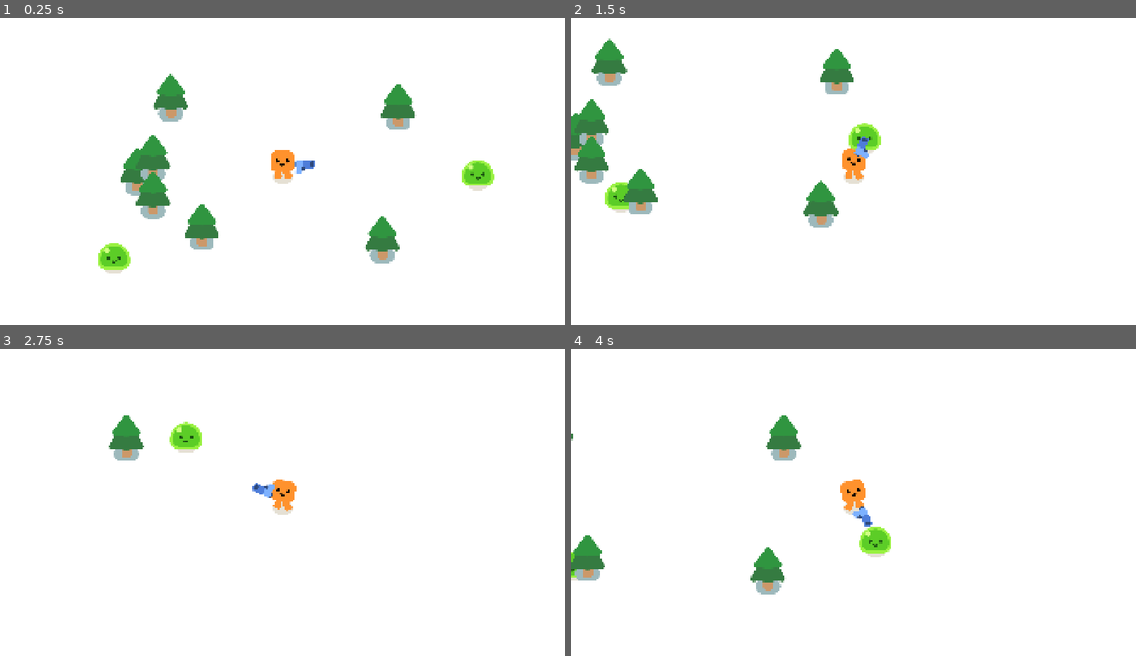
Above: before the commit, frames 1-4 (two rows, left to right).
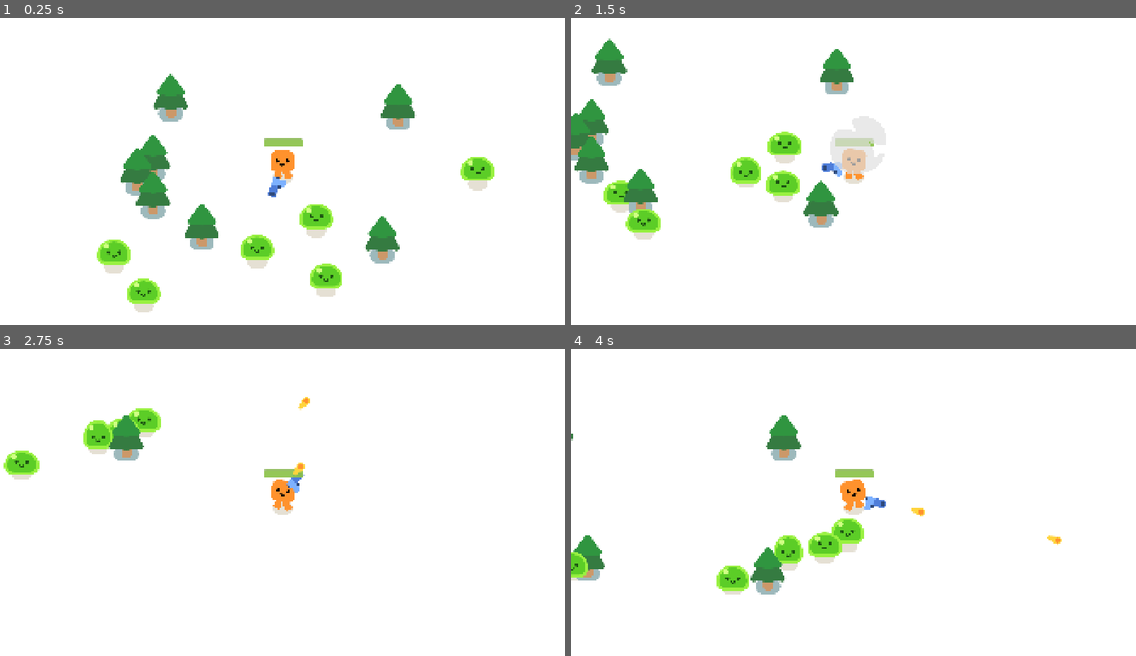
Above: after the commit, the same moments.

Repository: TohidEq/uni-godot-games
Game: Godot game, scene res://game.tscn
Same seed, same stepped clock (60 frames per second), same inputs: the game is played once before the commit and once after it.
Inputs (mouse positions are in pixels of both pictures, inside the frame that each line leads up to):
- Up to frame 1 (0.25 s): no input
- Up to frame 2 (1.5 s): move the mouse to (977, 162) at 0.52 s; press the mouse at (977, 162) at 0.53 s; hold D (move_right) 0.53-1.28 s; move the mouse to (740, 192) at 1.27 s; release the mouse at (740, 192) at 1.28 s; hold S (move_down) from 1.28 s (still down); click (740, 192) at 1.35 s
- Up to frame 3 (2.75 s): move the mouse to (339, 438) at 2.02 s; release S (move_down) at 2.03 s; press the mouse at (339, 438) at 2.03 s; hold D (move_right) from 2.03 s (still down)
- Up to frame 4 (4 s): move the mouse to (825, 570) at 2.77 s; release D (move_right) at 2.78 s; release the mouse at (825, 570) at 2.78 s; hold W (move_up) 2.78-3.53 s; click (825, 570) at 2.85 s; move the mouse to (1023, 554) at 3.52 s; press the mouse at (1023, 554) at 3.53 s; hold A (move_left) from 3.53 s (still down)

The runs differ from the first frame. In frame 1, 3.2% of the frame differs, in the area x 17-88%, y 39-96%; in frame 2, 3.1%; in frame 3, 2.3%; in frame 4, 3.0%.

Commit message:
Player Take Damage

Diff:
--- /dev/null
+++ b/deadlydarlings/bullet/bullet.gd
@@ -0,0 +1,34 @@
+extends Area2D
+
+var traveled_distance = 0;
+
+const SPEED = 1000;
+const RANGE = 1200;
+
+# func _physics_process(delta: float) -> void:
+
+#   var direction = Vector2.RIGHT.rotated(rotation);
+
+#   position = direction * SPEED * delta
+
+#   traveled_distance += 1000*delta
+
+#   if traveled_distance >= RANGE:
+#     queue_free()
+
+# Called every frame. 'delta' is the elapsed time since the previous frame.
+func _process(delta: float) -> void:
+  position += transform.x * SPEED * delta;
+
+  traveled_distance += SPEED*delta
+
+  if traveled_distance >= RANGE:
+    queue_free()
+
+
+func _on_body_entered(body: Node2D) -> void:
+  queue_free()
+  if body.has_method("take_damage"):
+    print("body:")
+    print(body)
+    body.take_damage();
--- /dev/null
+++ b/deadlydarlings/bullet/bullet.tscn
@@ -0,0 +1,21 @@
+[gd_scene load_steps=4 format=3 uid="uid://dhm5yvbcjyu7p"]
+
+[ext_resource type="Script" uid="uid://d3rq8dwvxdru4" path="res://bullet/bullet.gd" id="1_6wip1"]
+[ext_resource type="Texture2D" uid="uid://dftkbqwsfd68r" path="res://pistol/projectile.png" id="1_k2aps"]
+
+[sub_resource type="CircleShape2D" id="CircleShape2D_6wip1"]
+radius = 13.0384
+
+[node name="Bullet" type="Area2D"]
+collision_layer = 0
+collision_mask = 3
+script = ExtResource("1_6wip1")
+
+[node name="sprBullet" type="Sprite2D" parent="."]
+position = Vector2(-11, 0)
+texture = ExtResource("1_k2aps")
+
+[node name="CollisionShape2D" type="CollisionShape2D" parent="."]
+shape = SubResource("CircleShape2D_6wip1")
+
+[connection signal="body_entered" from="." to="." method="_on_body_entered"]
--- a/deadlydarlings/characters/slime/slime.gd
+++ b/deadlydarlings/characters/slime/slime.gd
@@ -2,9 +2,9 @@
 
 
 func play_walk():
-	%AnimationPlayer.play("walk")
+  %AnimationPlayer.play("walk")
 
 
 func play_hurt():
-	%AnimationPlayer.play("hurt")
-	%AnimationPlayer.queue("walk")
+  %AnimationPlayer.play("hurt")
+  %AnimationPlayer.queue("walk")
--- a/deadlydarlings/game.tscn
+++ b/deadlydarlings/game.tscn
@@ -18,27 +18,25 @@
 [node name="Player" parent="." instance=ExtResource("1_80nbo")]
 position = Vector2(1001, 520)
 
-[node name="trees" type="Node" parent="."]
-
-[node name="PrineTree" parent="trees" instance=ExtResource("2_e2o6t")]
+[node name="PrineTree" parent="." instance=ExtResource("2_e2o6t")]
 position = Vector2(506, 555)
 
-[node name="PrineTree2" parent="trees" instance=ExtResource("2_e2o6t")]
+[node name="PrineTree2" parent="." instance=ExtResource("2_e2o6t")]
 position = Vector2(620, 304)
 
-[node name="PrineTree3" parent="trees" instance=ExtResource("2_e2o6t")]
+[node name="PrineTree3" parent="." instance=ExtResource("2_e2o6t")]
 position = Vector2(1393, 335)
 
-[node name="PrineTree4" parent="trees" instance=ExtResource("2_e2o6t")]
+[node name="PrineTree4" parent="." instance=ExtResource("2_e2o6t")]
 position = Vector2(1339, 786)
 
-[node name="PrineTree5" parent="trees" instance=ExtResource("2_e2o6t")]
+[node name="PrineTree5" parent="." instance=ExtResource("2_e2o6t")]
 position = Vector2(560, 509)
 
-[node name="PrineTree6" parent="trees" instance=ExtResource("2_e2o6t")]
+[node name="PrineTree6" parent="." instance=ExtResource("2_e2o6t")]
 position = Vector2(560, 635)
 
-[node name="PrineTree7" parent="trees" instance=ExtResource("2_e2o6t")]
+[node name="PrineTree7" parent="." instance=ExtResource("2_e2o6t")]
 position = Vector2(726, 743)
 
 [node name="Mob" parent="." instance=ExtResource("3_feb5d")]
@@ -46,3 +44,15 @@
 
 [node name="Mob2" parent="." instance=ExtResource("3_feb5d")]
 position = Vector2(1713, 544)
+
+[node name="Mob3" parent="." instance=ExtResource("3_feb5d")]
+position = Vector2(899, 857)
+
+[node name="Mob4" parent="." instance=ExtResource("3_feb5d")]
+position = Vector2(1141, 746)
+
+[node name="Mob5" parent="." instance=ExtResource("3_feb5d")]
+position = Vector2(1166, 954)
+
+[node name="Mob6" parent="." instance=ExtResource("3_feb5d")]
+position = Vector2(491, 992)
--- a/deadlydarlings/gun/gun.gd
+++ b/deadlydarlings/gun/gun.gd
@@ -2,19 +2,48 @@
 
 @onready var spr_gun: Sprite2D = $WeaponPivot/Sprite2D
 
+const BULLET = preload("res://bullet/bullet.tscn")
+
+var is_enemy_close = false;
+
+func _process(delta: float) -> void:
+  rotation_degrees = wrap(rotation_degrees,0,360);
+  if rotation_degrees > 90 and rotation_degrees < 270:
+    if scale.y > 0:
+      scale.y *= -1;
+  else:
+    if scale.y < 0:
+      scale.y *= -1;
+
 
 func _physics_process(delta: float) -> void:
   var enemyes_in_range = get_overlapping_bodies()
-
   if enemyes_in_range.size() > 0:
     # var target_enemy = enemyes_in_range[0]
     var target_enemy = enemyes_in_range.front()
     look_at(target_enemy.global_position)
+    is_enemy_close=true
+  else:
+    is_enemy_close=false
+
+  if Input.is_action_pressed("shoot"):
+    look_at(get_global_mouse_position())
 
 
-    var angle_deg = float(int(rad_to_deg(rotation)) % 360);
-    print(angle_deg)
-    if angle_deg > 90 and angle_deg < 270:
-      spr_gun.scale.y = -1
-    else:
-      spr_gun.scale.y = 1
+
+
+
+func shoot():
+  # var new_bullet = BULLET.instantiate()
+  # new_bullet.global_position= %BulletSpawnPoint.global_position
+
+  var bullet_instance = BULLET.instantiate();
+  get_tree().root.add_child(bullet_instance);
+  bullet_instance.global_position = %BulletSpawnPoint.global_position;
+  bullet_instance.rotation = rotation;
+
+
+func _on_timer_timeout() -> void:
+  if is_enemy_close:
+    shoot()
+  pass # Replace with function body.
--- a/deadlydarlings/gun/gun.tscn
+++ b/deadlydarlings/gun/gun.tscn
@@ -21,4 +21,11 @@
 texture = ExtResource("2_qhldj")
 
 [node name="BulletSpawnPoint" type="Marker2D" parent="WeaponPivot/Sprite2D"]
+unique_name_in_owner = true
 position = Vector2(26, -12)
+
+[node name="Timer" type="Timer" parent="."]
+wait_time = 0.3
+autostart = true
+
+[connection signal="timeout" from="Timer" to="." method="_on_timer_timeout"]
--- a/deadlydarlings/mob/mob.gd
+++ b/deadlydarlings/mob/mob.gd
@@ -3,9 +3,14 @@
 
 #@onready var player = get_node("Game/player");
 @onready var player: CharacterBody2D = $"../Player"
+@onready var slime: Node2D = $Slime
 
 @export var speed = 200.0;
 
+var health = 3;
+
+func _ready() -> void:
+  slime.play_walk()
 
 func _physics_process(delta: float) -> void:
   var direction = global_position.direction_to(player.global_position);
@@ -13,3 +18,14 @@
 
   velocity = direction * speed;
   move_and_slide()
+
+
+func take_damage():
+  slime.play_hurt()
+  health -= 1;
+  if(health<=0):
+    queue_free()
+    const SMOKE_SCENE = preload("res://smoke_explosion/smoke_explosion.tscn")
+    var smoke = SMOKE_SCENE.instantiate()
+    get_parent().add_child(smoke)
+    smoke.global_position=global_position
--- a/deadlydarlings/player/player.gd
+++ b/deadlydarlings/player/player.gd
@@ -1,9 +1,14 @@
 extends CharacterBody2D
 
+signal health_depleted;
+
 @onready var happy_boo: Node2D = $HappyBoo
+@onready var progress_bar: ProgressBar = $ProgressBar
 
 const SPEED = 300.0
+const DAMAGE_RATE = 5.0
 
+var health = 100.0
 
 func _physics_process(delta: float) -> void:
   var direction = Input.get_vector("move_left","move_right","move_up","move_down");
@@ -23,3 +28,11 @@
     happy_boo.play_walk_animation()
   else:
     happy_boo.play_idle_animation()
+
+  var overlapping_mobs = %HitBox.get_overlapping_bodies()
+
+  if overlapping_mobs.size() > 0:
+    health -= DAMAGE_RATE*overlapping_mobs.size()*delta
+    progress_bar.value=health
+    if health <= 0.0:
+      health_depleted.emit()
--- a/deadlydarlings/player/player.tscn
+++ b/deadlydarlings/player/player.tscn
@@ -6,6 +6,23 @@
 
 [sub_resource type="CircleShape2D" id="CircleShape2D_rkbax"]
 radius = 28.0179
+
+[sub_resource type="CircleShape2D" id="CircleShape2D_g1dw6"]
+radius = 35.1283
+
+[sub_resource type="StyleBoxFlat" id="StyleBoxFlat_g1dw6"]
+bg_color = Color(0.152941, 0.168627, 0.188235, 0.67451)
+corner_radius_top_left = 6
+corner_radius_top_right = 6
+corner_radius_bottom_right = 6
+corner_radius_bottom_left = 6
+
+[sub_resource type="StyleBoxFlat" id="StyleBoxFlat_yw30f"]
+bg_color = Color(0.623529, 0.866667, 0.317647, 0.8)
+corner_radius_top_left = 6
+corner_radius_top_right = 6
+corner_radius_bottom_right = 6
+corner_radius_bottom_left = 6
 
 [node name="Player" type="CharacterBody2D"]
 script = ExtResource("1_rkbax")
@@ -19,3 +36,22 @@
 
 [node name="Gun" parent="." instance=ExtResource("3_g1dw6")]
 position = Vector2(1, -34)
+
+[node name="HitBox" type="Area2D" parent="."]
+unique_name_in_owner = true
+collision_layer = 0
+collision_mask = 2
+
+[node name="CollisionShape2D" type="CollisionShape2D" parent="HitBox"]
+shape = SubResource("CircleShape2D_g1dw6")
+debug_color = Color(0.916266, 0.194988, 0.533883, 0.42)
+
+[node name="ProgressBar" type="ProgressBar" parent="."]
+offset_left = -64.0
+offset_top = -130.0
+offset_right = 68.0
+offset_bottom = -103.0
+theme_override_styles/background = SubResource("StyleBoxFlat_g1dw6")
+theme_override_styles/fill = SubResource("StyleBoxFlat_yw30f")
+value = 100.0
+show_percentage = false
Not shown, added: deadlydarlings/bullet/bullet.gd.uid
Not shown: 1 places in deadlydarlings/player/player.tscn that only renumber resources
